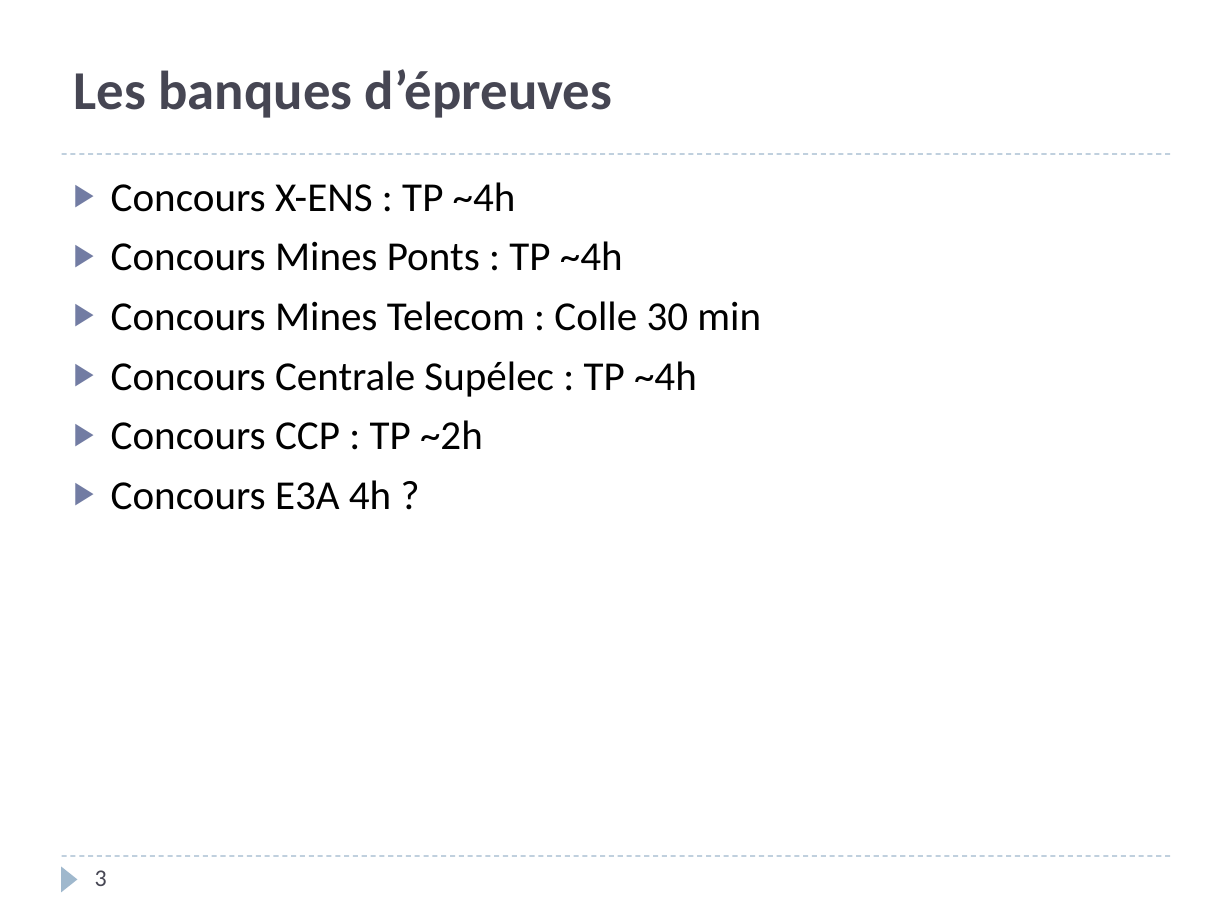
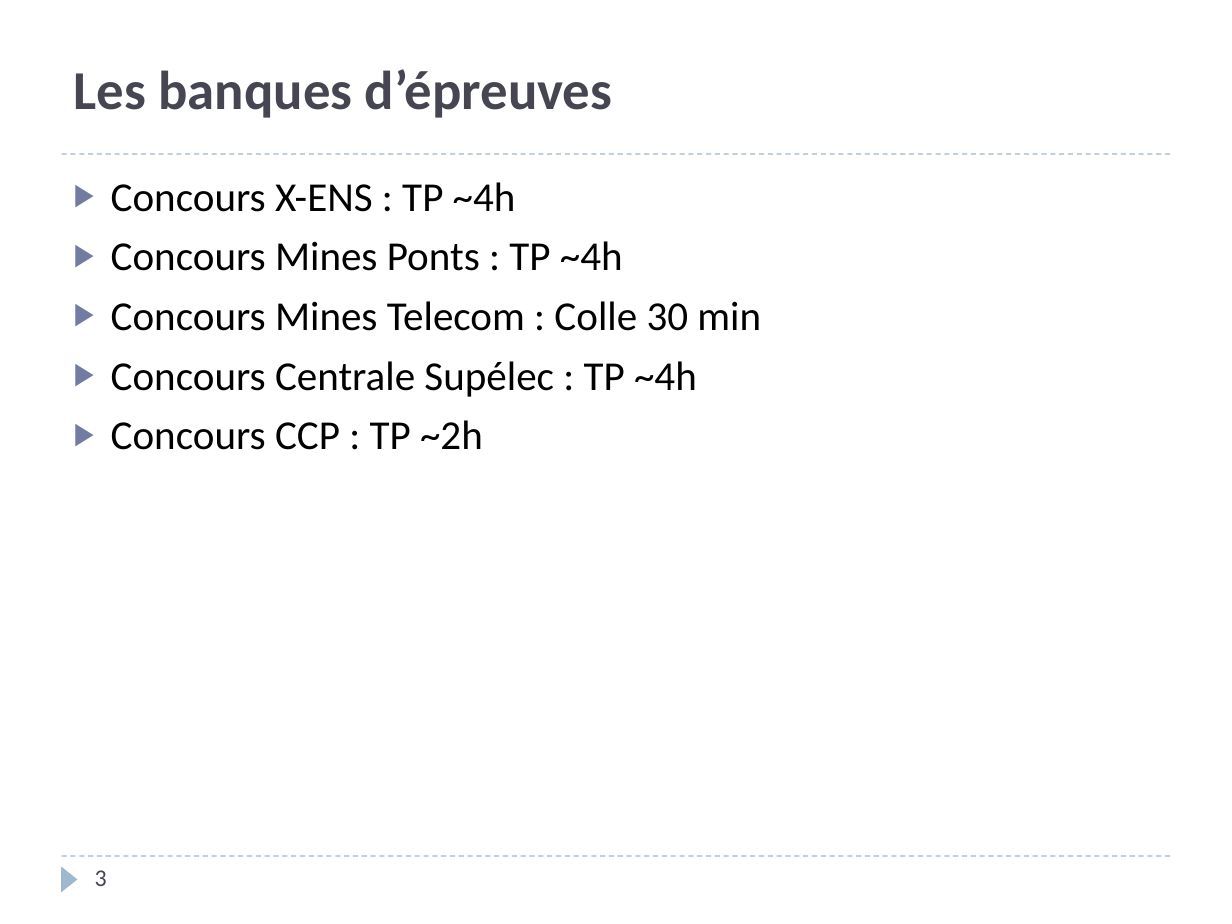
Before and after one commit to xpessoles/PSI, a slide deck: slide 3 of PreparationOral/PreparationOral.pptx. Drawn at 1232x924 pixels with LibreOffice and Linux fonts; fonts in the diff are those of the drawing. Boxes give left, top, right and bottom in pixels: in the first picture for what was removed or moved away, otherwise in the second. Text is boxed around its words. In the diff, an @@ line names an element or a change of style, - is before the commit and + after.

```diff
--- a/PreparationOral/PreparationOral.pptx
+++ b/PreparationOral/PreparationOral.pptx
@@ text at <box>111,480,391,510</box>: paragraph removed @@
-▶ Concours E3A 4h ?
```
Also in this commit, not shown: 3 other slides changed, 2 other files.
